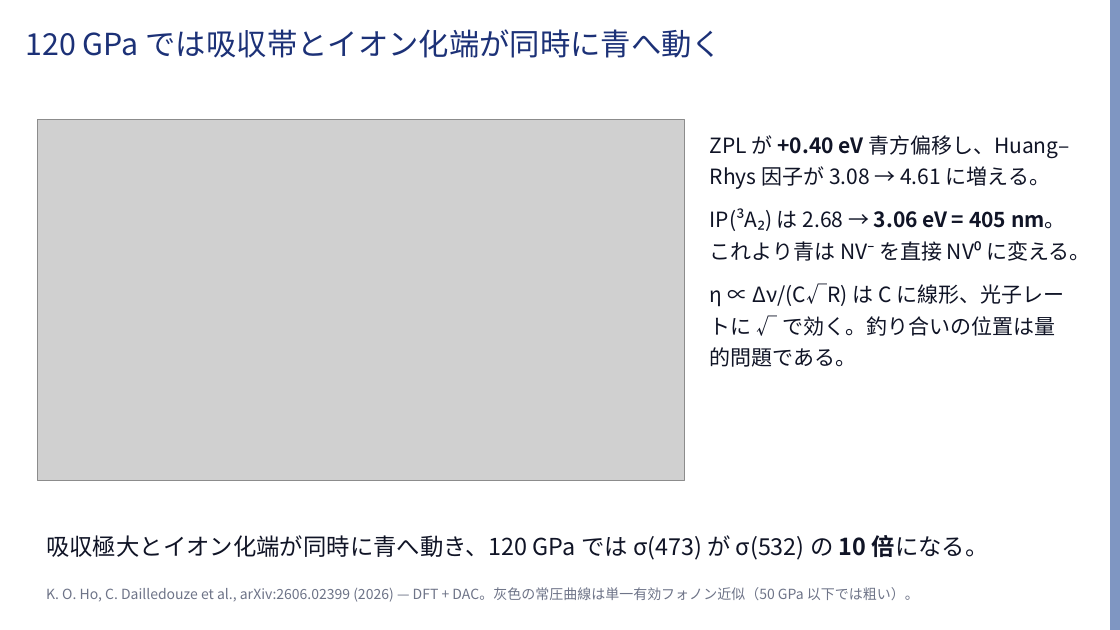
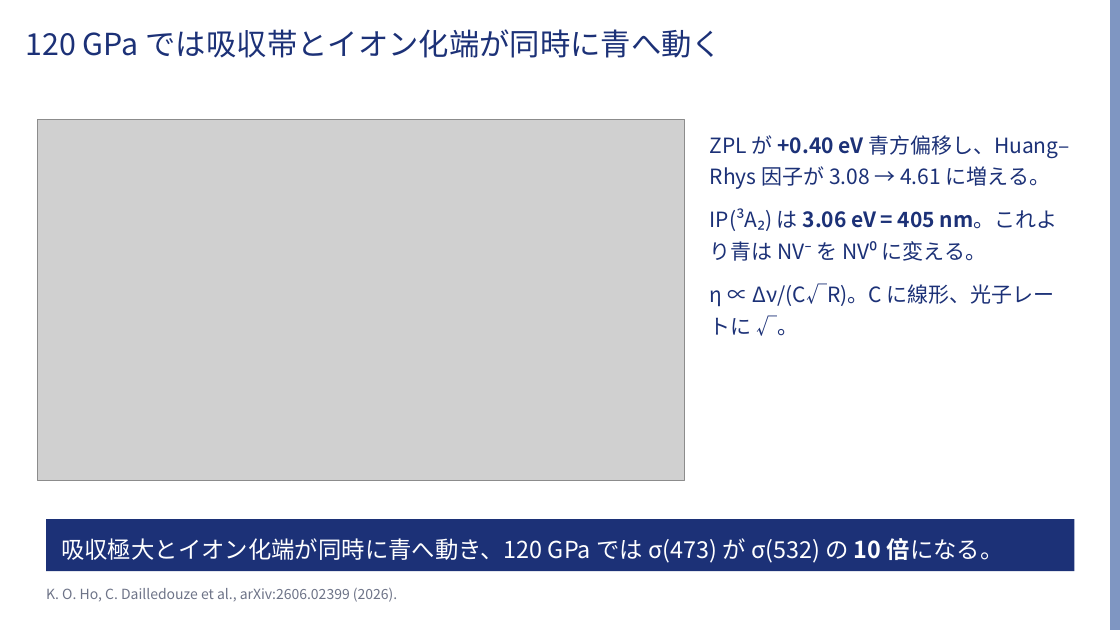
Before and after one commit to Risei412/ultra-high-pressure-ODMR, a slide deck: slide 4 of slides/odmr_473nm_talk.pptx. Drawn at 1120x630 pixels with LibreOffice and Linux fonts; fonts in the diff are those of the drawing; grey boxes stand for pictures; background and template pictures are left out. Boxes give left, top, right and bottom in pixels: in the first picture for what was removed or moved away, otherwise in the second. Text is boxed around its words. In the diff, an @@ line names an element or a change of style, - is before the commit and + after.

```diff
--- a/slides/odmr_473nm_talk.pptx
+++ b/slides/odmr_473nm_talk.pptx
@@ text at bbox=[710, 135, 1070, 189]: text colour #101426 to #1C3177 in "ZPL が +0.40 eV 青方偏移し、Huang–Rhys 因子が 3.08 ..." @@
@@ text at bbox=[710, 208, 1058, 336]: text changed; text colour #101426 to #1C3177 @@
-IP(³A₂) は 2.68 → 3.06 eV = 405 nm。これより青は NV⁻ を直接 NV⁰ に変える。
-η ∝ Δν/(C√R) は C に線形、光子レートに √ で効く。釣り合いの位置は量的問題である。
+IP(³A₂) は 3.06 eV = 405 nm。これより青は NV⁻ を NV⁰ に変える。
+η ∝ Δν/(C√R)。C に線形、光子レートに √。
@@ rectangle "吸収極大とイオン化端が同時に青へ動き、120 GPa では σ(473) が ...": place and size @@
-rectangle "吸収極大とイオン化端が同時に青へ動き、120 GPa では σ(473) が ..." at bbox=[46, 535, 989, 560]
+rectangle "吸収極大とイオン化端が同時に青へ動き、120 GPa では σ(473) が ..." at bbox=[46, 519, 1075, 571]
@@ rectangle "吸収極大とイオン化端が同時に青へ動き、120 GPa では σ(473) が ..." at bbox=[46, 519, 1075, 571]: text colour #101426 to #FFFFFF; vertical alignment top to middle; fill none to #1C3177 @@
@@ text at bbox=[46, 588, 397, 602]: text changed @@
-K. O. Ho, C. Dailledouze et al., arXiv:2606.02399 (2026) — DFT + DAC。灰色の常圧曲線は単一有効フォノン近似（50 GPa 以下では粗い）。
+K. O. Ho, C. Dailledouze et al., arXiv:2606.02399 (2026).
```
Also in this commit, not shown: 7 other slides changed, 8 other files.
